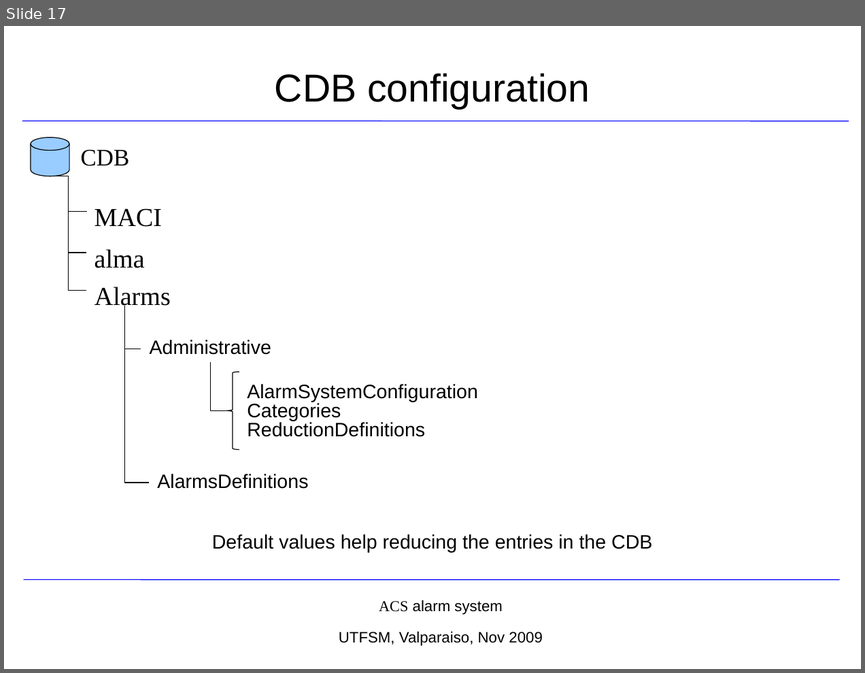
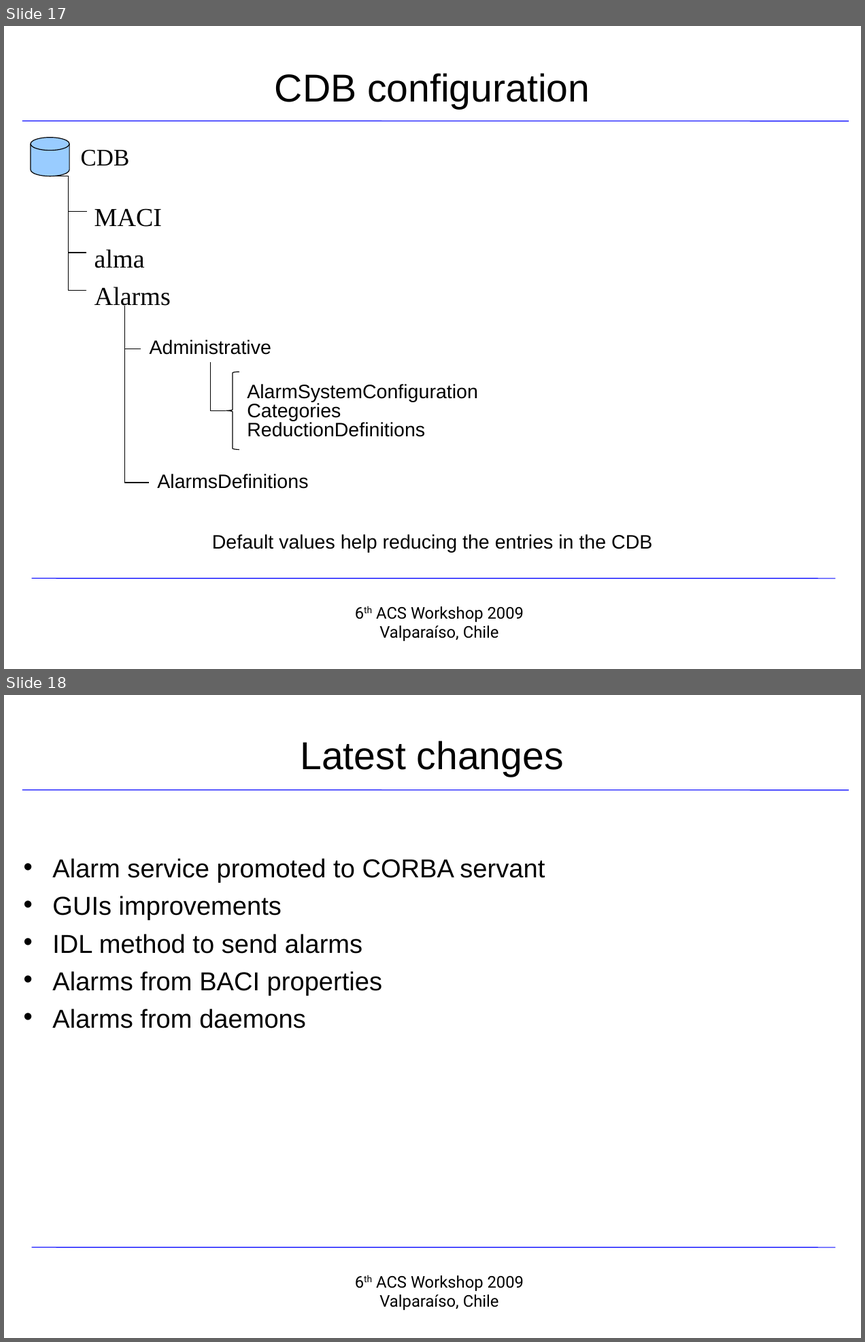
Before and after one commit to ACS-Community/ACS, a slide deck: Documents/ACS-Course/AlarmSystem_Intro.ppt. Shown one above the other, each under a label of ours: slide 17 before the commit, slides 17 and 18 after it. The pictures are 865x673 and 865x1342 pixels, drawn with LibreOffice and Linux fonts; fonts in the diff are those of the drawing; background and template pictures are left out. Boxes give left, top, right and bottom in pixels: in the first picture for what was removed or moved away, otherwise in the second. Text is boxed around its words. In the diff, an @@ line names an element or a change of style, - is before the commit and + after.

```diff
--- a/Documents/ACS-Course/AlarmSystem_Intro.ppt
+++ b/Documents/ACS-Course/AlarmSystem_Intro.ppt
@@ slide 18 added at [4, 695, 861, 1338], background #FFFFFF; not listed: 2 template elements that a slide beside it also shows @@
@@ title added at [300, 741, 564, 777], 36 pt, text #000000 @@
+Latest changes
@@ line added from (22, 790) to (849, 790), #0000FF 0.74 pt @@
@@ text added at [52, 858, 545, 1028], 24 pt, text #000000 @@
+• Alarm service promoted to CORBA servant
+• GUIs improvements
+• IDL method to send alarms
+• Alarms from BACI properties
+• Alarms from daemons
@@ slide 17 changed as well @@
@@ line moved from (24, 580) - (840, 580) to (32, 578) - (835, 578) @@
@@ text removed at [339, 600, 542, 645] @@
-ACS alarm system
-UTFSM, Valparaiso, Nov 2009
@@ text added at [376, 606, 524, 641], 15 pt, text #000000 @@
+6th ACS Workshop 2009
+Valparaíso, Chile
```
Also in this commit, not shown: 18 other slides changed, 1 other file.
